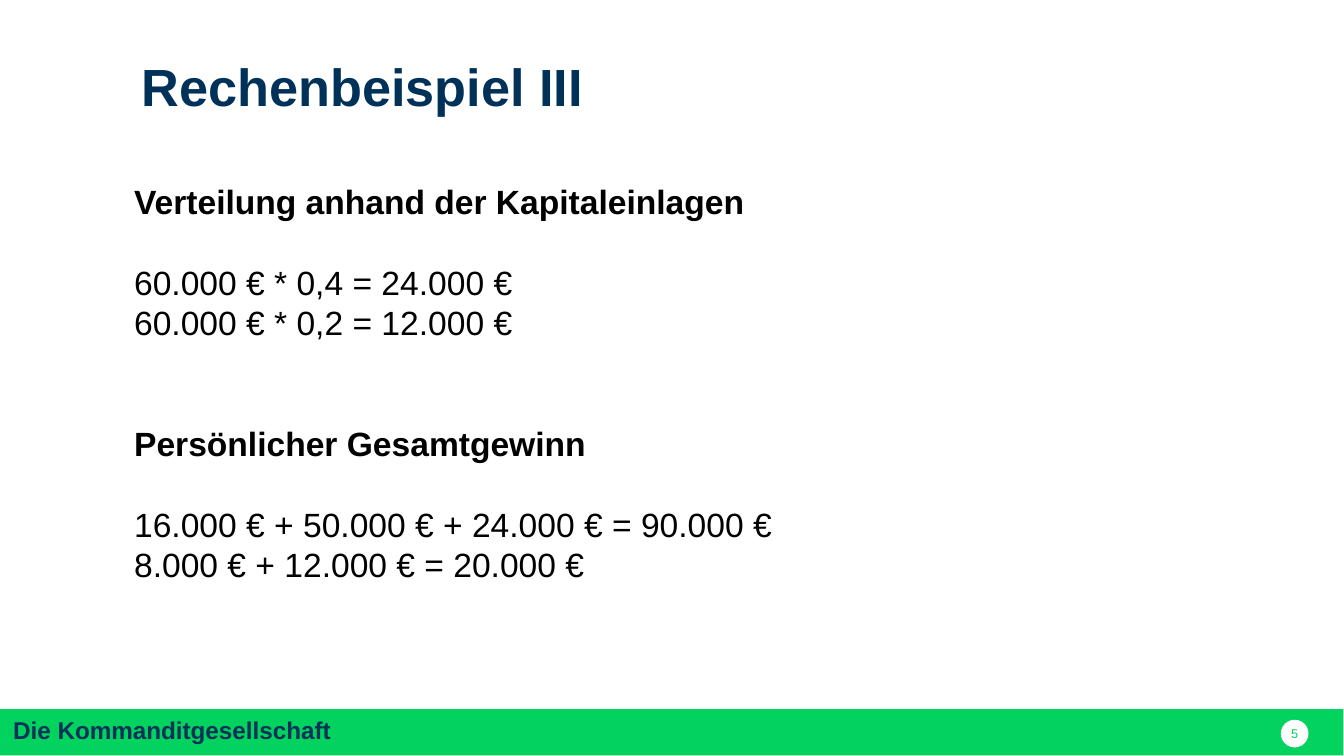
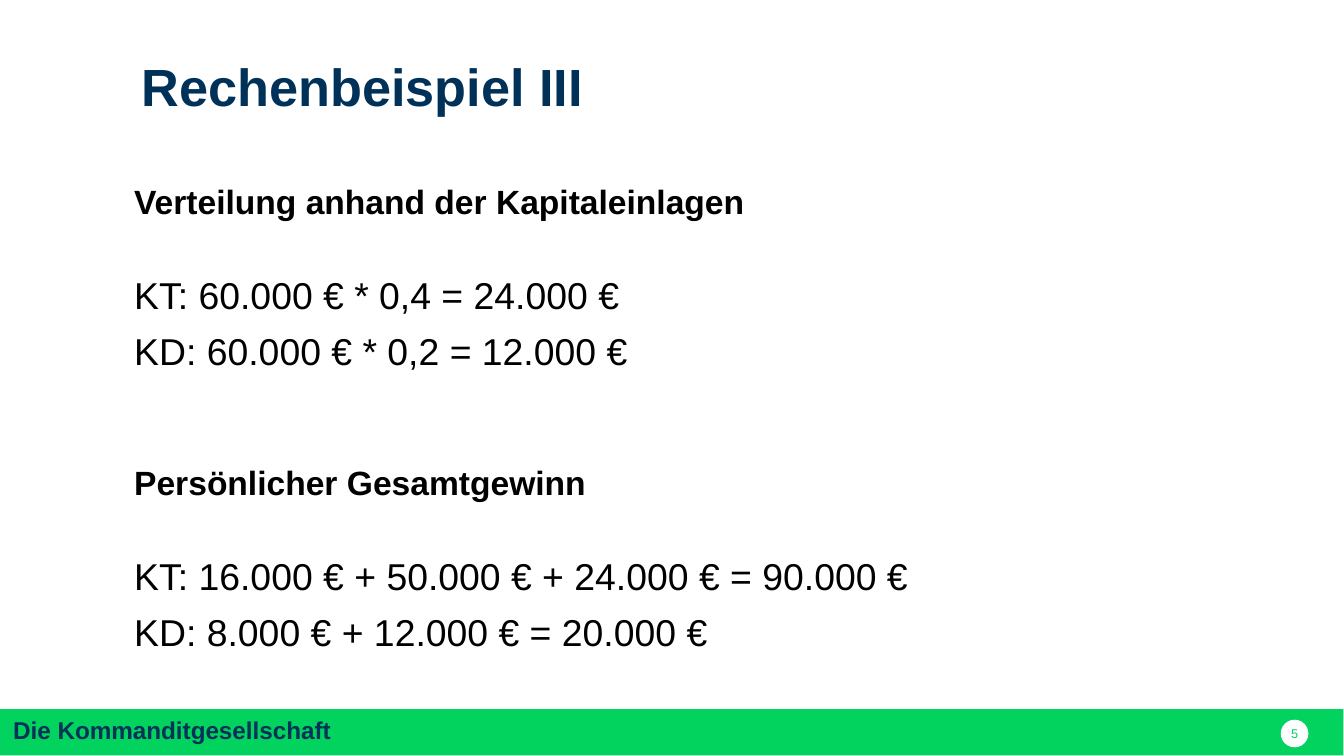
Before and after one commit to nodeg/exercises, a slide deck: slide 5 of Referat_BWP_KG_dom.pptx. Drawn at 1344x756 pixels with LibreOffice and Linux fonts; fonts in the diff are those of the drawing. Boxes give left, top, right and bottom in pixels: in the first picture for what was removed or moved away, otherwise in the second. Text is boxed around its words. In the diff, an @@ line names an element or a change of style, - is before the commit and + after.

```diff
--- a/Referat_BWP_KG_dom.pptx
+++ b/Referat_BWP_KG_dom.pptx
@@ text at (134, 283, 596, 370): text changed; size 18 to 20 pt @@
-60.000 € * 0,4 = 24.000 €
-60.000 € * 0,2 = 12.000 €
+KT: 60.000 € * 0,4 = 24.000 €
+KD: 60.000 € * 0,2 = 12.000 €
@@ text at (134, 564, 876, 647): text changed; size 18 to 20 pt @@
-16.000 € + 50.000 € + 24.000 € = 90.000 €
-8.000 € + 12.000 € = 20.000 €
+KT: 16.000 € + 50.000 € + 24.000 € = 90.000 €
+KD: 8.000 € + 12.000 € = 20.000 €
```
Also in this commit, not shown: 5 other slides changed.
